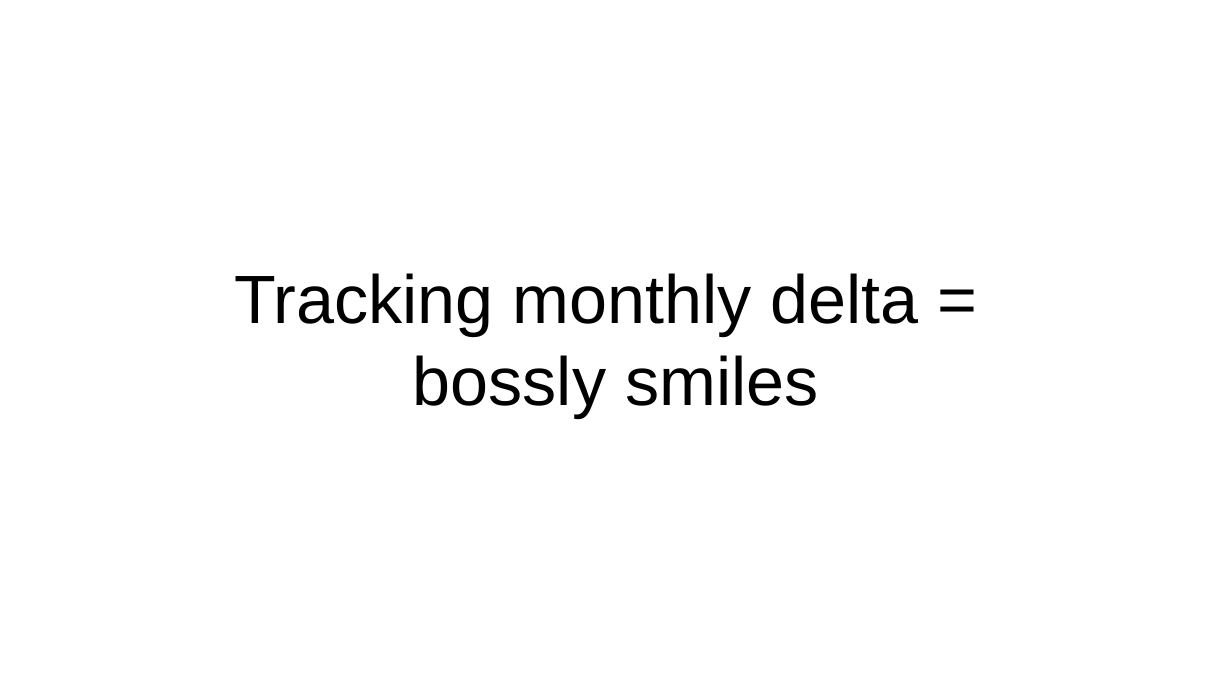
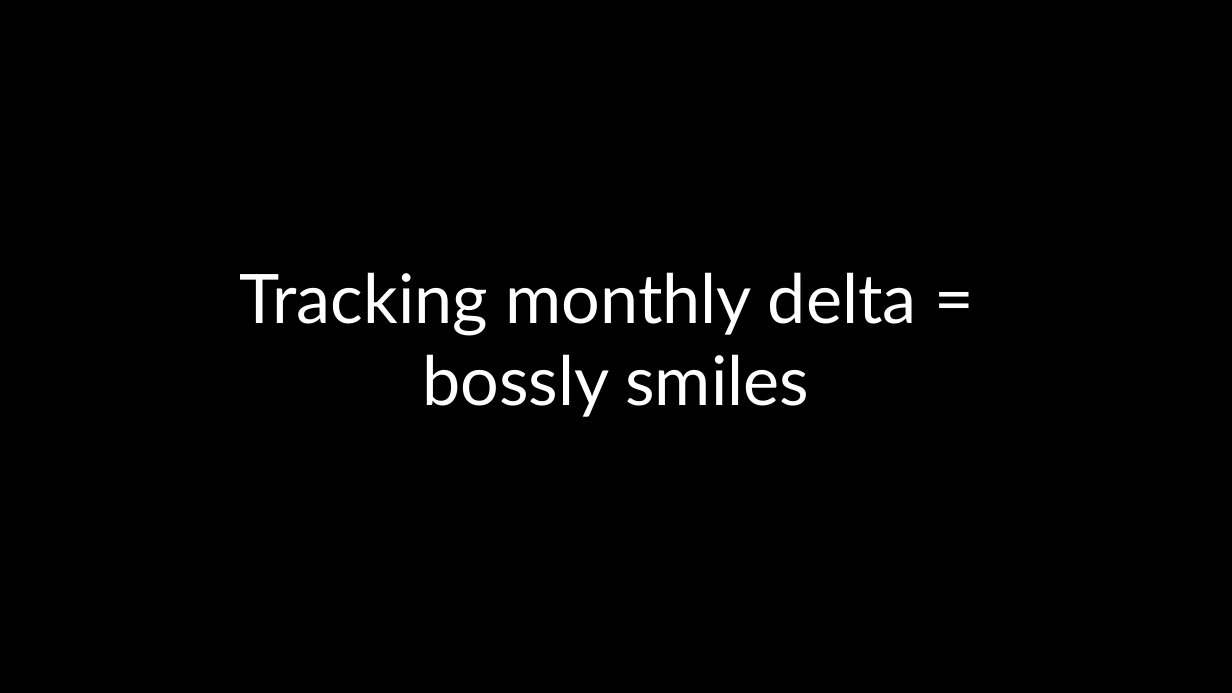
Before and after one commit to theaj42/presentations, a slide deck: slide 37 of AD-password-auditing.odp. Drawn at 1232x693 pixels with LibreOffice and Linux fonts; fonts in the diff are those of the drawing. Boxes give left, top, right and bottom in pixels: in the first picture for what was removed or moved away, otherwise in the second. Text is boxed around its words. In the diff, an @@ line names an element or a change of style, - is before the commit and + after.

Commit message:
Basic formatting

```diff
--- a/AD-password-auditing.odp
+++ b/AD-password-auditing.odp
@@ background #FFFFFF to #000000 @@
@@ title "Tracking monthly delta = bossly ..." at [240, 272, 917, 417]: font Arial to Lato, text colour #000000 to #FFFFFF @@
```
Also in this commit, not shown: 49 other slides changed.
